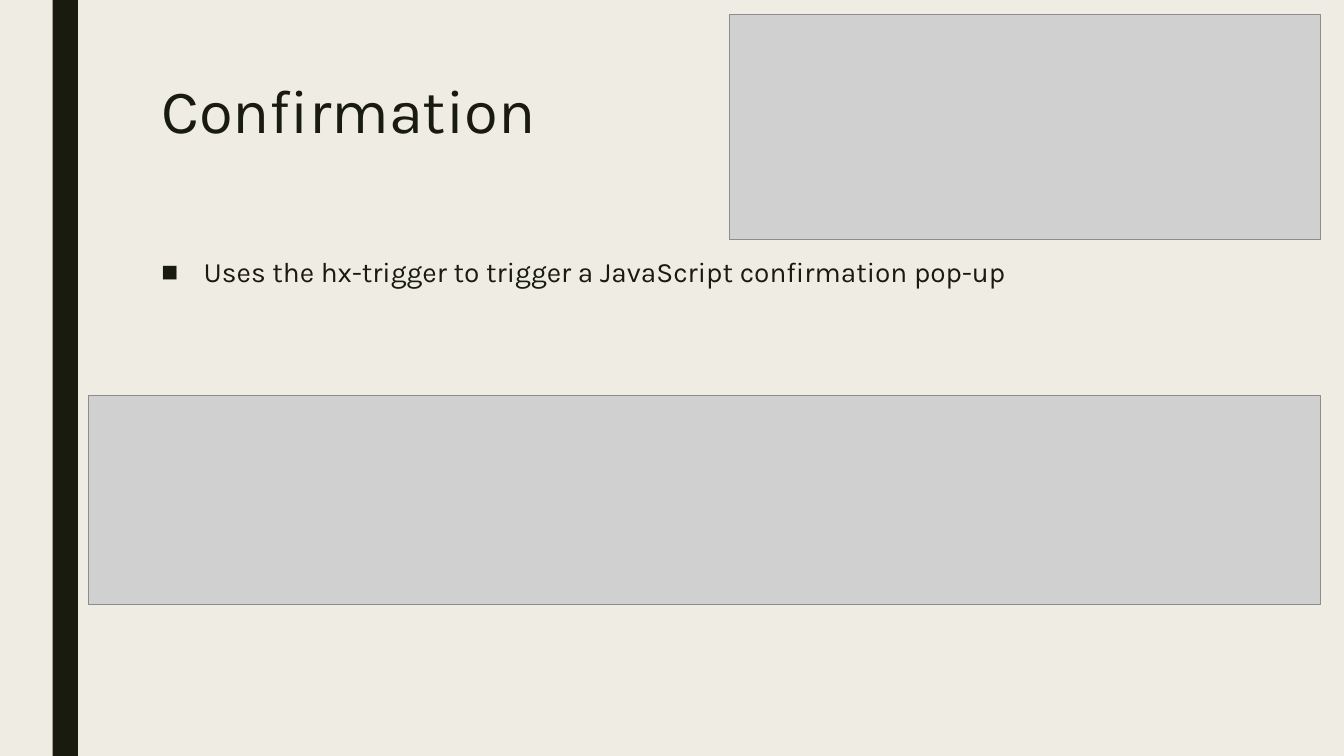
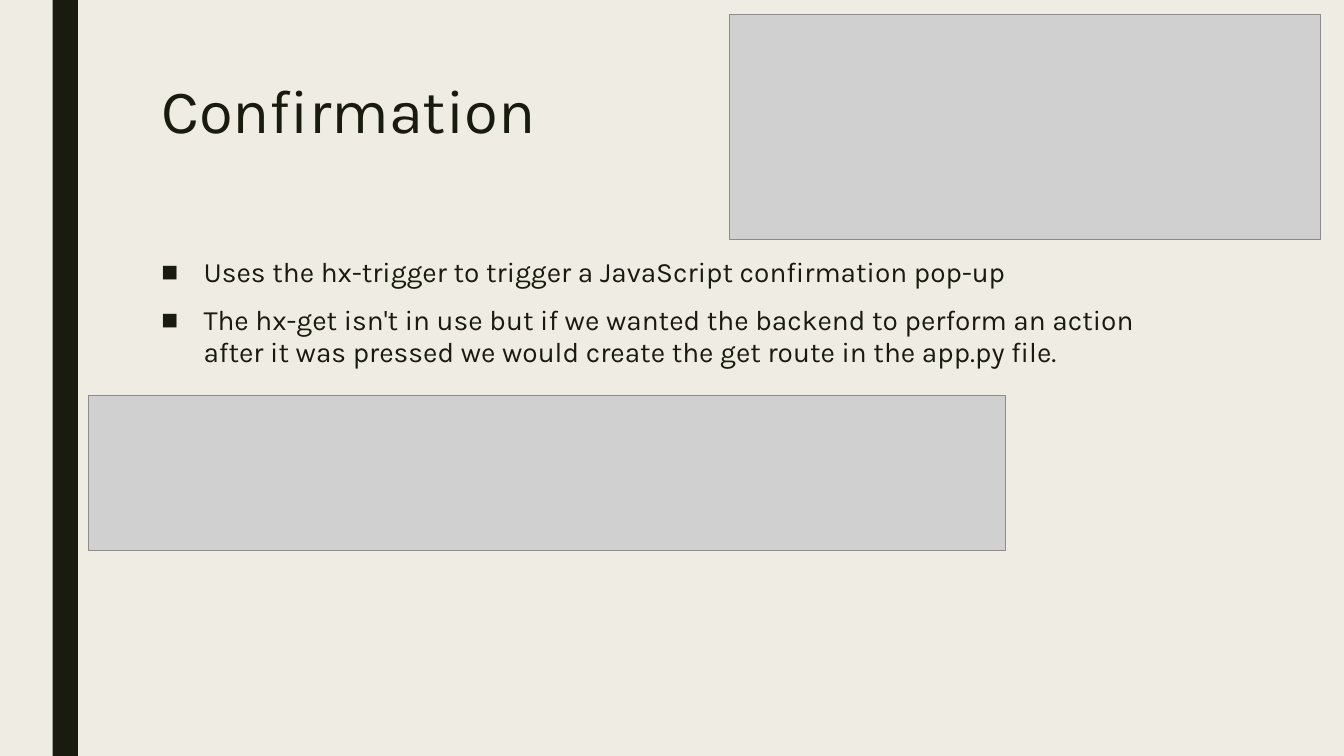
Before and after one commit to jtann5/HTMX, a slide deck: slide 6 of Presentation/HTMX.pptx (slide 5 before the commit). Drawn at 1344x756 pixels with LibreOffice and Linux fonts; fonts in the diff are those of the drawing; grey boxes stand for pictures. Boxes give left, top, right and bottom in pixels: in the first picture for what was removed or moved away, otherwise in the second. Text is boxed around its words. In the diff, an @@ line names an element or a change of style, - is before the commit and + after.

```diff
--- a/Presentation/HTMX.pptx
+++ b/Presentation/HTMX.pptx
@@ text at (204,310,1133,369): paragraph added @@
+■ The hx-get isn't in use but if we wanted the backend to perform an action after it was pressed we would create the get route in the app.py file.
@@ picture: place and size @@
-picture at (89,396,1321,605)
+picture at (89,396,1005,552)
```
Also in this commit, not shown: 2 other slides changed, 3 slides added.
